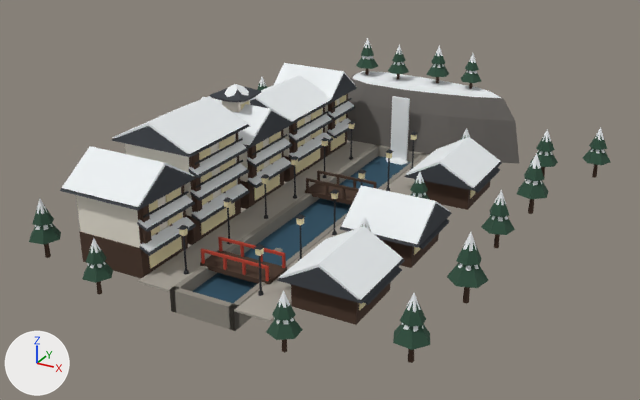
Before and after pictures for a commit that changed the glTF model public/models/landmarks/ginzan-onsen.glb.
Camera for both pictures: a 50 mm camera at (15.9, -29.6, 15.0) aimed at (0.1, -0.9, 0.6). The lights are fixed; the arrows at lower left show +X, +Y and +Z. The first picture is the older version. Vertices at exactly the same position are counted once.

The scene before the commit, as lines of its bpy script (objects in view):
```python
ob_ginzan_fir = bpy.data.objects.new('ginzan_fir', me_ginzan_fir)
ob_ginzan_fir.location = (0.0, 0.0, 0.0)
ob_ginzan_plaster = bpy.data.objects.new('ginzan_plaster', me_ginzan_plaster)
ob_ginzan_plaster.location = (0.0, 0.0, 0.0)
ob_ginzan_red = bpy.data.objects.new('ginzan_red', me_ginzan_red)
ob_ginzan_red.location = (0.0, 0.0, 0.0)
ob_ginzan_roof = bpy.data.objects.new('ginzan_roof', me_ginzan_roof)
ob_ginzan_roof.location = (0.0, 0.0, 0.0)
ob_ginzan_snow = bpy.data.objects.new('ginzan_snow', me_ginzan_snow)
ob_ginzan_snow.location = (0.0, 0.0, 0.0)
ob_ginzan_wood = bpy.data.objects.new('ginzan_wood', me_ginzan_wood)
ob_ginzan_wood.location = (0.0, 0.0, 0.0)
ob_glow_windows = bpy.data.objects.new('glow_windows', me_glow_windows)
ob_glow_windows.location = (0.0, 0.0, 0.0)
# also in view: 'ginzan_stonewall' at (0.0, -0.7, -0.4); 'ginzan_rock' at (0.2, 8.6, 1.4); 'ginzan_iron' at (-0.4, -0.7, 1.6); 'ginzan_water' at (0.0, -0.7, -0.4); 'ginzan_pave' at (0.0, -0.7, 0.0)
```
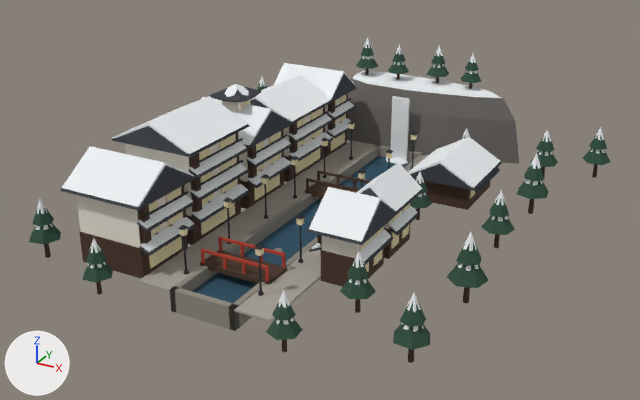
What differs and where, as boxes (x1, y1, x2, y2) in the pictures (640 x 400 px; the box of a moved part takes in the faces that stretch with it):
'ginzan_roof', reshaped (17% shorter)
    before: (60, 74, 502, 305)
    after: (60, 74, 502, 266)
part 1 of me_ginzan_fir, moved or reshaped (not visible before)
    after: (340, 279, 376, 299)
part 2 of me_ginzan_fir, moved or reshaped (not visible before)
    after: (347, 260, 369, 281)
part 3 of me_ginzan_plaster, added (mostly hidden)
    after: (384, 210, 405, 229)
part 4 of me_ginzan_plaster, moved or reshaped (not visible before)
    after: (322, 226, 384, 258)
part 5 of me_ginzan_roof, moved or reshaped
    before: (277, 188, 452, 305)
    after: (307, 188, 424, 266)
part 6 of me_ginzan_snow, moved or reshaped (not visible before)
    after: (360, 229, 391, 262)
part 7 of me_ginzan_snow, moved or reshaped
    before: (341, 186, 450, 244)
    after: (309, 187, 396, 242)
part 8 of me_ginzan_snow, added
    after: (390, 206, 417, 232)
part 9 of me_ginzan_snow, moved or reshaped
    before: (279, 226, 403, 300)
    after: (356, 163, 422, 211)
part 10 of me_ginzan_snow, moved or reshaped (not visible before)
    after: (349, 279, 367, 285)
part 11 of me_ginzan_snow, moved or reshaped
    before: (361, 217, 370, 231)
    after: (353, 251, 364, 268)
part 12 of me_ginzan_wood, added (brown)
    after: (321, 248, 384, 287)
part 13 of me_ginzan_wood, added
    after: (384, 224, 410, 259)
part 14 of me_ginzan_wood, moved or reshaped (not visible before)
    after: (355, 299, 361, 313)
part 15 of me_ginzan_wood, deleted (brown)
    before: (291, 283, 390, 325)
part 16 of me_ginzan_wood, deleted (brown)
    before: (380, 233, 439, 268)
part 17 of me_glow_windows, added
    after: (391, 232, 399, 249)
part 18 of me_glow_windows, added
    after: (402, 225, 409, 239)
part 19 of me_glow_windows, moved or reshaped (mostly hidden)
    before: (359, 247, 420, 310)
    after: (360, 227, 383, 272)

The change, as a list of edits to the scene's bpy script:
```text
Change me_ginzan_fir:
    where me_ginzan_fir.from_pydata(...)  # 294 vertices, 420 faces; spans x -9.4..9.4, y -10.4..9.8, z 0.5..4.8
    me_ginzan_fir part 1: the loose piece of 7 vertices spanning x 3.2..4.2, y -4.7..-3.5, z 0.5..1.4 is moved by (1.0, -2.5, 0.0)
    me_ginzan_fir part 2: the loose piece of 7 vertices spanning x 3.3..4.1, y -4.5..-3.7, z 1.1..2.0 is moved by (1.0, -2.5, 0.0)
Change me_ginzan_plaster:
    remove me_ginzan_plaster.from_pydata(...)  # 120 vertices, 208 faces; spans x -5.7..5.1, y -8.5..7.1, z 1.1..4.4
    add me_ginzan_plaster.from_pydata(...)  # 136 vertices, 232 faces; spans x -5.7..5.1, y -8.5..7.1, z 1.1..4.4
    me_ginzan_plaster part 3: a new loose piece, a box spanning x 2.78..4.12, y -2.92..-1.08, z 1.1..2.0, in mat_plaster (white #ece6d8)
    me_ginzan_plaster part 4: 4 vertices moved from x 2.8..5.1, y -7.6..-5.0, z 1.1 to x 2.8..4.1, y -5.6, z 1.1..2.0; 2 vertices removed from x 4.0, y -7.6..-5.0, z 1.7; 4 vertices added at x 2.8..4.1, y -3.4, z 1.1..2.0
    other edits to the shape of me_ginzan_plaster do not show in these pictures
Change me_ginzan_roof:
    where me_ginzan_roof.from_pydata(...)  # 234 vertices, 364 faces; spans x -6.1..5.6, y -8.9..7.4, z 0.7..4.6
    me_ginzan_roof part 5: 44 of 234 vertices moved; they spanned x 2.4..5.6, y -7.9..-0.2, z 0.7..2.0 and now span x 2.3..4.5, y -5.9..-0.7, z 0.9..2.9; mean shift (-0.5, 0.9, 0.4); largest move (5.2, -7.6, 1.0) -> (2.8, -3.3, 1.1)
Change me_ginzan_snow:
    remove me_ginzan_snow.from_pydata(...)  # 548 vertices, 824 faces; spans x -9.1..9.1, y -10.1..9.8, z -0.6..4.9
    add me_ginzan_snow.from_pydata(...)  # 564 vertices, 848 faces; spans x -9.1..9.1, y -10.1..9.8, z -0.6..4.9
    me_ginzan_snow part 6: the loose piece of 8 vertices spanning x 2.5..2.8, y -3.2..-0.6, z 0.9..1.2 is scaled about its middle by (-0.897, -0.88, 1), then moved by (1.7, -2.6, 0.1)
    me_ginzan_snow part 7: the loose piece of 6 vertices spanning x 2.5..5.4, y -3.5..-0.3, z 1.1..2.1 is scaled about its middle by (0.667, 0.875, 1), then moved by (-0.5, -2.6, 0.9)
    me_ginzan_snow part 8: the loose piece of 8 vertices spanning x 2.5..2.8, y -3.2..-0.6, z 0.9..1.2 is copied, and the copy is scaled about its middle by (-0.897, -0.76, 1), then moved by (1.7, -0.1, 0.1); it spans x 4.2..4.4, y -3.0..-1.0, z 1.0..1.3
    me_ginzan_snow part 9: the loose piece of 6 vertices spanning x 2.5..5.4, y -7.9..-4.7, z 1.1..1.9 is scaled about its middle by (0.667, 0.781, 1), then moved by (-0.5, 4.3, 0.9)
    me_ginzan_snow part 10: the loose piece of 7 vertices spanning x 3.4..4.0, y -4.4..-3.8, z 0.9..1.5 is moved by (1.0, -2.5, 0.0)
    me_ginzan_snow part 11: the loose piece of 7 vertices spanning x 3.5..3.9, y -4.3..-3.9, z 1.5..2.0 is moved by (1.0, -2.5, 0.0)
    other edits to the shape of me_ginzan_snow do not show in these pictures
Change me_ginzan_wood:
    remove me_ginzan_wood.from_pydata(...)  # 754 vertices, 1296 faces; spans x -8.9..8.9, y -9.9..9.3, z -0.3..3.8
    add me_ginzan_wood.from_pydata(...)  # 850 vertices, 1440 faces; spans x -8.9..8.9, y -9.9..9.3, z -0.3..3.8
    me_ginzan_wood part 12: a new loose piece, a box spanning x 2.8..4.2, y -5.6..-3.4, z -0.1..1.1, in mat_wood (brown #4a3528)
    me_ginzan_wood part 13: a new loose piece, a box spanning x 2.8..4.2, y -3.0..-1.0, z -0.1..1.1, in mat_wood (brown #4a3528)
    me_ginzan_wood part 14: the loose piece of 10 vertices spanning x 3.6..3.8, y -4.2..-4.0, z -0.3..0.7 is moved by (1.0, -2.5, 0.0)
    me_ginzan_wood part 15: the loose piece of 8 vertices spanning x 2.8..5.2, y -7.6..-5.0, z -0.1..1.1 is deleted
    me_ginzan_wood part 16: the loose piece of 8 vertices spanning x 2.8..5.2, y -3.2..-0.6, z -0.1..1.1 is deleted
    other edits to the shape of me_ginzan_wood do not show in these pictures
Change me_glow_windows:
    remove me_glow_windows.from_pydata(...)  # 352 vertices, 528 faces; spans x -3.7..5.2, y -8.3..6.9, z 0.2..3.9
    add me_glow_windows.from_pydata(...)  # 400 vertices, 600 faces; spans x -3.7..5.2, y -8.3..6.9, z 0.2..3.9
    me_glow_windows part 17: a new loose piece, a box spanning x 4.15..4.19, y -2.76..-2.19, z 0.25..0.92, in mat_glow_cream (beige #e8dcb0)
    me_glow_windows part 18: a new loose piece, a box spanning x 4.15..4.19, y -1.81..-1.24, z 0.25..0.92, in mat_glow_cream (beige #e8dcb0)
    me_glow_windows part 19: 72 vertices moved from x 2.7..5.2, y -7.4..-0.8, z 0.2..1.5 to x 2.7..4.2, y -5.4..-1.3, z 0.2..2.5
    other edits to the shape of me_glow_windows do not show in these pictures
```
